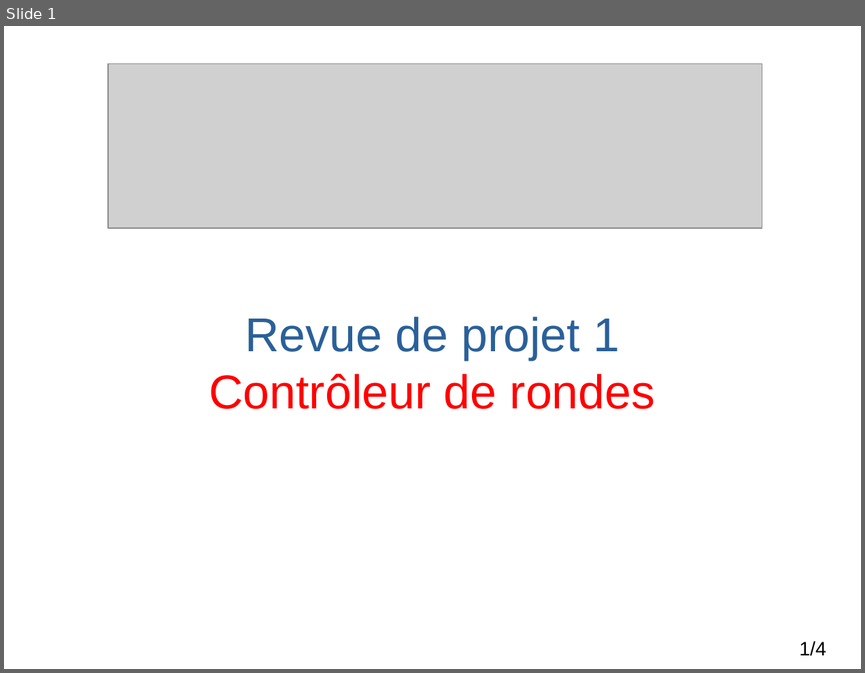
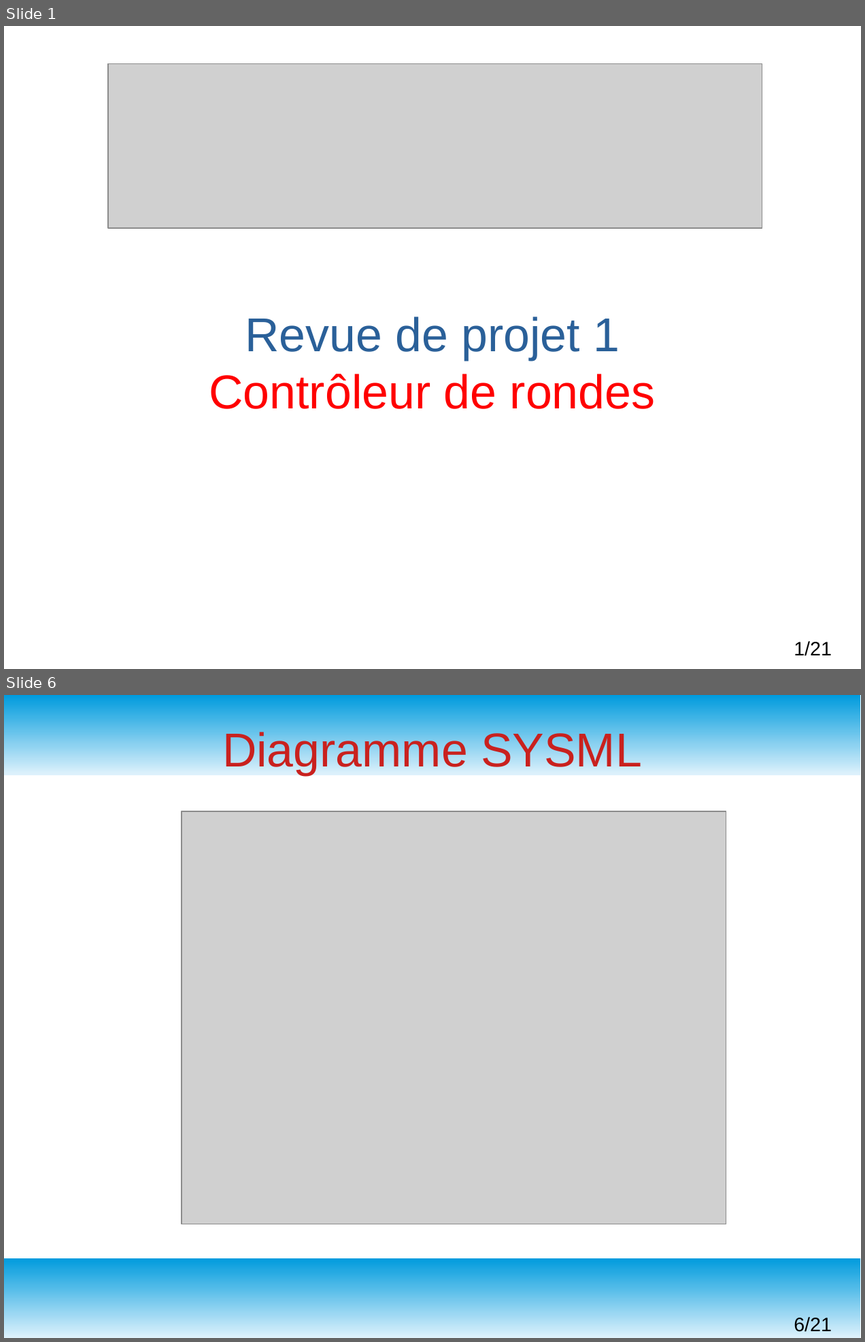
Before and after one commit to msoulard/ControleurDeRondes, a slide deck: Maëva/Diapo Revue 1.odp. Shown one above the other, each under a label of ours: slide 1 before the commit, slides 1 and 6 after it; the slides between them are not shown. The pictures are 865x673 and 865x1342 pixels, drawn with LibreOffice and Linux fonts; fonts in the diff are those of the drawing; grey boxes stand for pictures; background and template pictures are left out. Boxes give left, top, right and bottom in pixels: in the first picture for what was removed or moved away, otherwise in the second. Text is boxed around its words. In the diff, an @@ line names an element or a change of style, - is before the commit and + after.

```diff
--- a/Maëva/Diapo Revue 1.odp
+++ b/Maëva/Diapo Revue 1.odp
@@ slide 6 added at <box>4,695,861,1338</box>, background #FFFFFF @@
@@ rectangle added at <box>4,695,861,775</box>, fill gradient #DFF2FC to #009BDD @@
@@ title added at <box>222,728,642,775</box>, 44 pt, text #C9211E @@
+Diagramme SYSML
@@ picture added at <box>181,812,726,1225</box> @@
@@ rectangle added at <box>4,1258,861,1338</box>, fill gradient #DFF2FC to #009BDD @@
@@ page number added at <box>793,1317,832,1331</box>, 18 pt, text #000000 @@
+6/21
@@ page number at <box>793,641,832,656</box>: text changed @@
-1/4
+1/21
```
Also in this commit, not shown: 19 other slides added, 3 slides removed, 4 other files.
